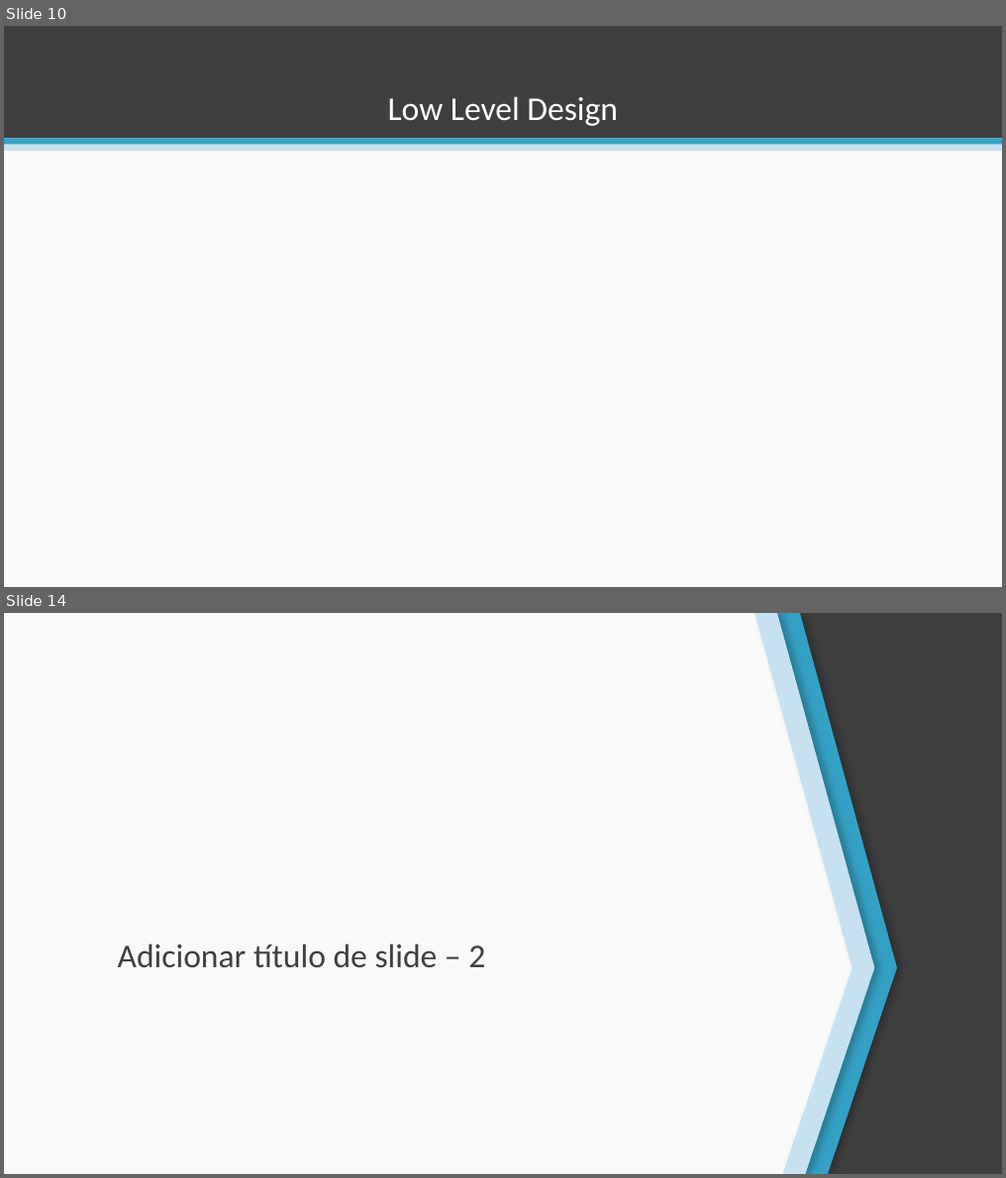
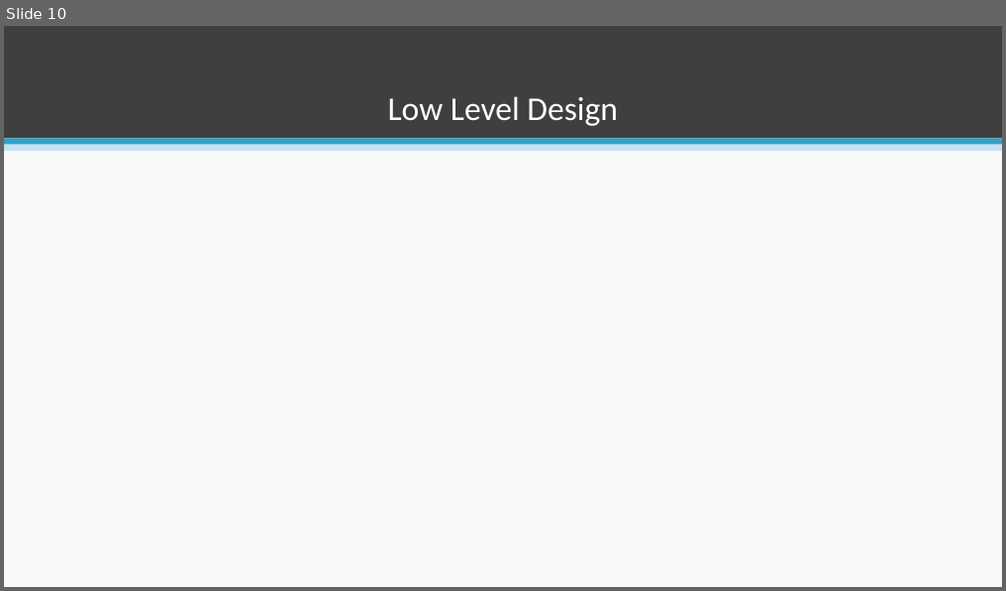
Before and after one commit to esteves-esta/TechHumi, a slide deck: documentacao/PowerPoint.pptx. Shown one above the other, each under a label of ours: slides 10 and 14 before the commit, slide 10 after it; the slides between them are not shown. The pictures are 1006x1178 and 1006x591 pixels, drawn with LibreOffice and Linux fonts; fonts in the diff are those of the drawing. Boxes give left, top, right and bottom in pixels: in the first picture for what was removed or moved away, otherwise in the second. Text is boxed around its words. In the diff, an @@ line names an element or a change of style, - is before the commit and + after.

```diff
--- a/documentacao/PowerPoint.pptx
+++ b/documentacao/PowerPoint.pptx
@@ slide 14 removed at bbox=[4, 613, 1002, 1174], background #F9F9F9 @@
@@ freeform shape removed at bbox=[754, 613, 874, 1174] @@
@@ freeform shape removed at bbox=[754, 613, 874, 1174] @@
@@ freeform shape removed at bbox=[760, 613, 897, 1174] @@
@@ freeform shape removed at bbox=[792, 613, 1002, 1174] @@
@@ title removed at bbox=[118, 944, 485, 968] @@
-Adicionar título de slide – 2
```
Also in this commit, not shown: 3 slides added, 9 other slides removed.
